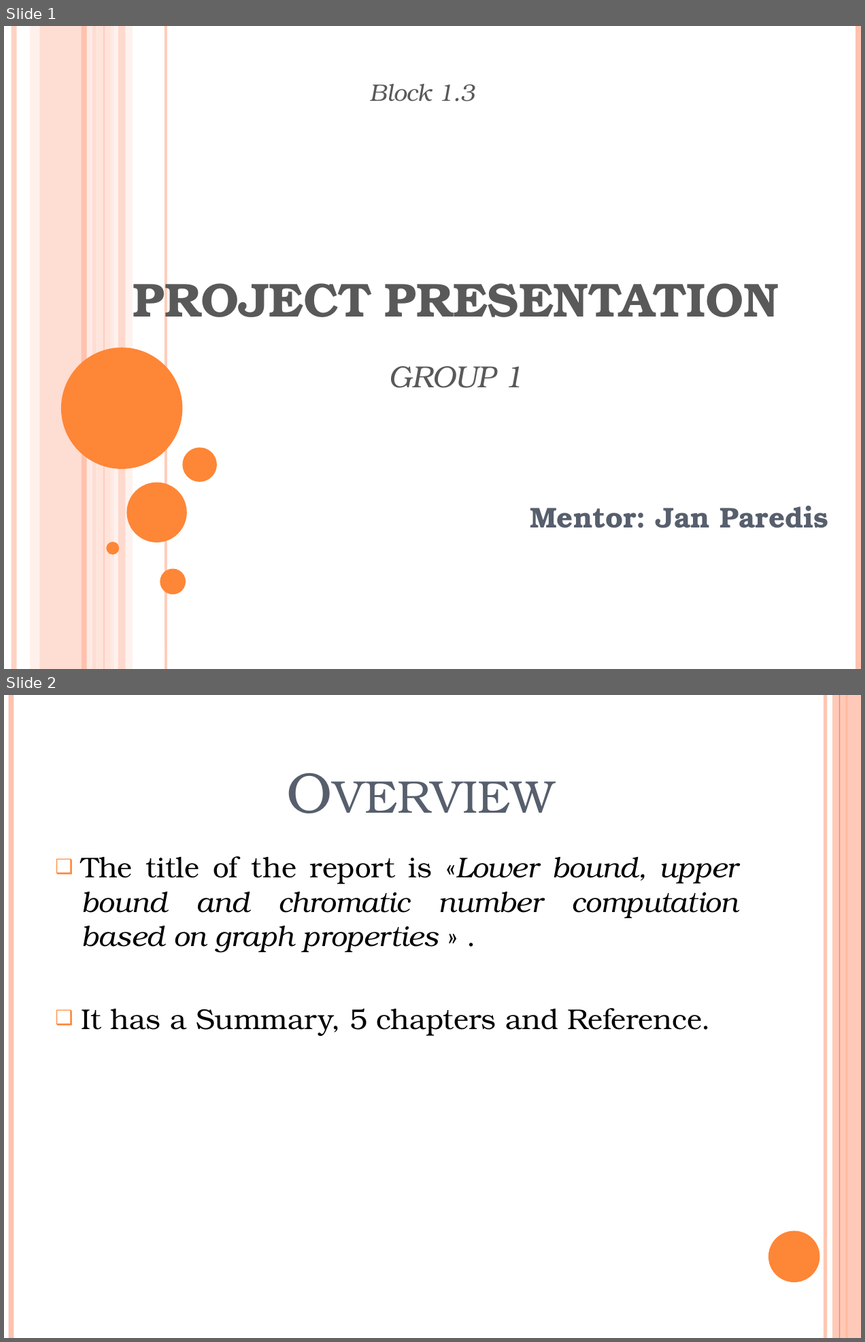
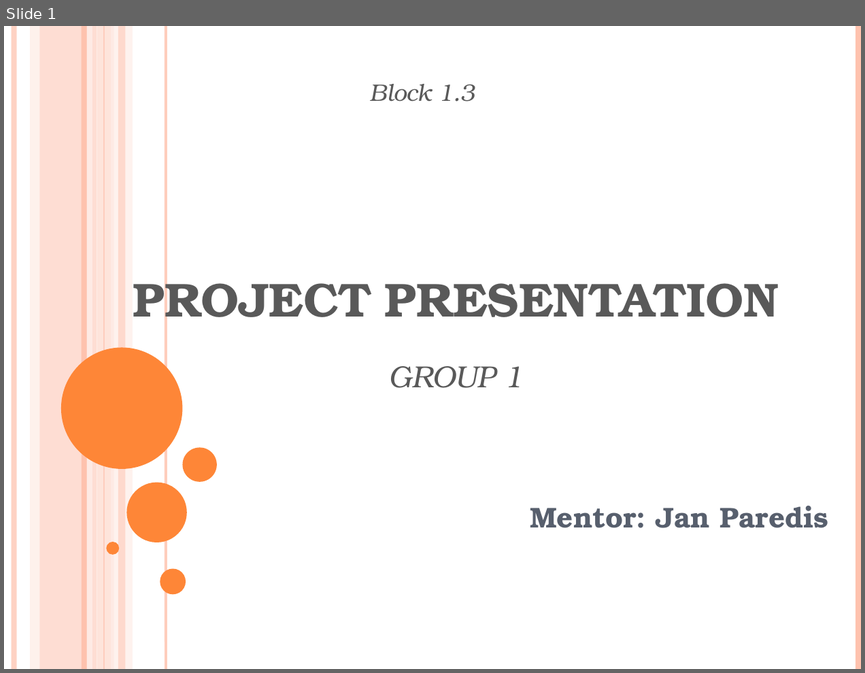
Before and after one commit to manhddftu/Project1.1-Phase3, a slide deck: pres3.pptx. Shown one above the other, each under a label of ours: slides 1 and 2 before the commit, slide 1 after it. The pictures are 865x1342 and 865x673 pixels, drawn with LibreOffice and Linux fonts; fonts in the diff are those of the drawing. Boxes give left, top, right and bottom in pixels: in the first picture for what was removed or moved away, otherwise in the second. Text is boxed around its words. In the diff, an @@ line names an element or a change of style, - is before the commit and + after.

```diff
--- a/pres3.pptx
+++ b/pres3.pptx
@@ slide 2 removed at [4,695,861,1338], background #FFFFFF @@
@@ line removed from (11, 695) to (11, 1338) @@
@@ line removed from (825, 695) to (825, 1338) @@
@@ rectangle removed at [832,695,861,1338] @@
@@ line removed from (839, 695) to (839, 1338) @@
@@ line removed from (847, 695) to (847, 1338) @@
@@ title removed at [71,722,771,829] @@
-Overview
@@ text removed at [81,856,738,1036] @@
-❑ The title of the report is «Lower bound, upper bound and chromatic number computation based on graph properties » .
-❑ It has a Summary, 5 chapters and Reference.
@@ ellipse removed at [768,1231,820,1282] @@
```
Also in this commit, not shown: 5 slides changed, 4 slides added, 3 other slides removed.
